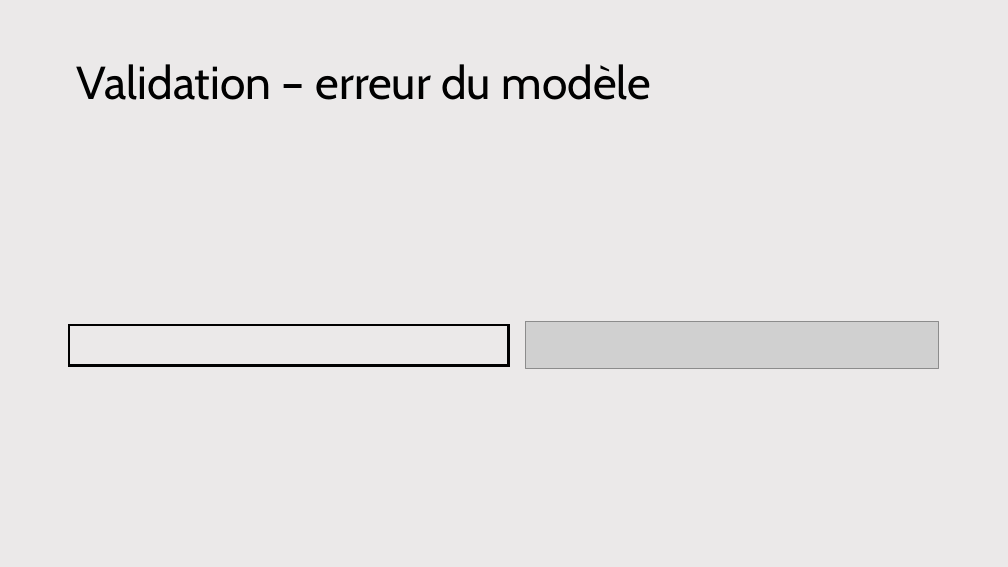
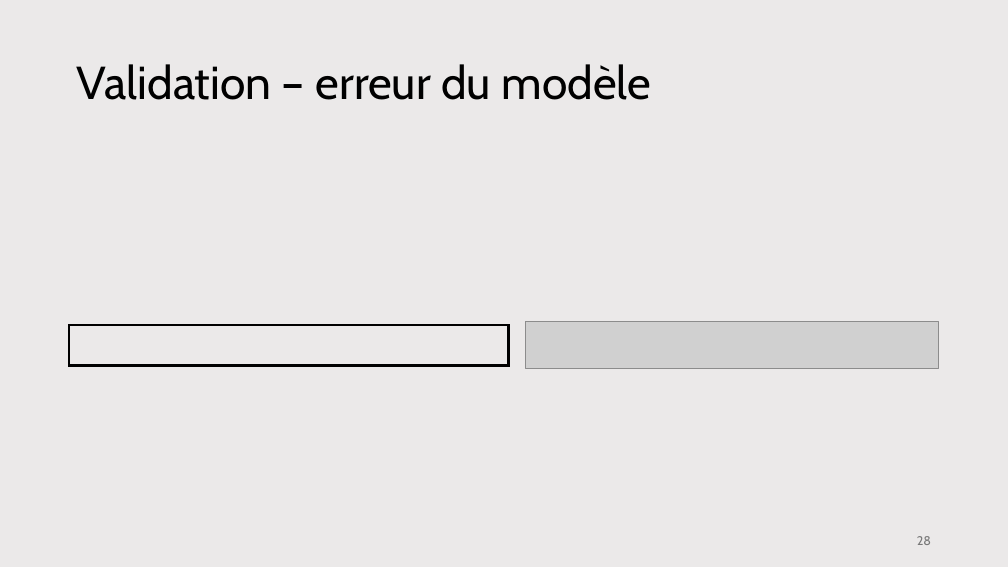
Before and after one commit to antoine-pt/MEC8211, a slide deck: slide 28 of projet_final/projet_final/MEC8211-Projet-final-Presentation.pptx. Drawn at 1008x567 pixels with LibreOffice and Linux fonts; fonts in the diff are those of the drawing; grey boxes stand for pictures. Boxes give left, top, right and bottom in pixels: in the first picture for what was removed or moved away, otherwise in the second. Text is boxed around its words. In the diff, an @@ line names an element or a change of style, - is before the commit and + after.

```diff
--- a/projet_final/projet_final/MEC8211-Projet-final-Presentation.pptx
+++ b/projet_final/projet_final/MEC8211-Projet-final-Presentation.pptx
@@ page number added at (917,536,931,545), 12 pt, text #797979 @@
+28
```
Also in this commit, not shown: 28 other slides changed, 1 slide added, 1 slide removed.
